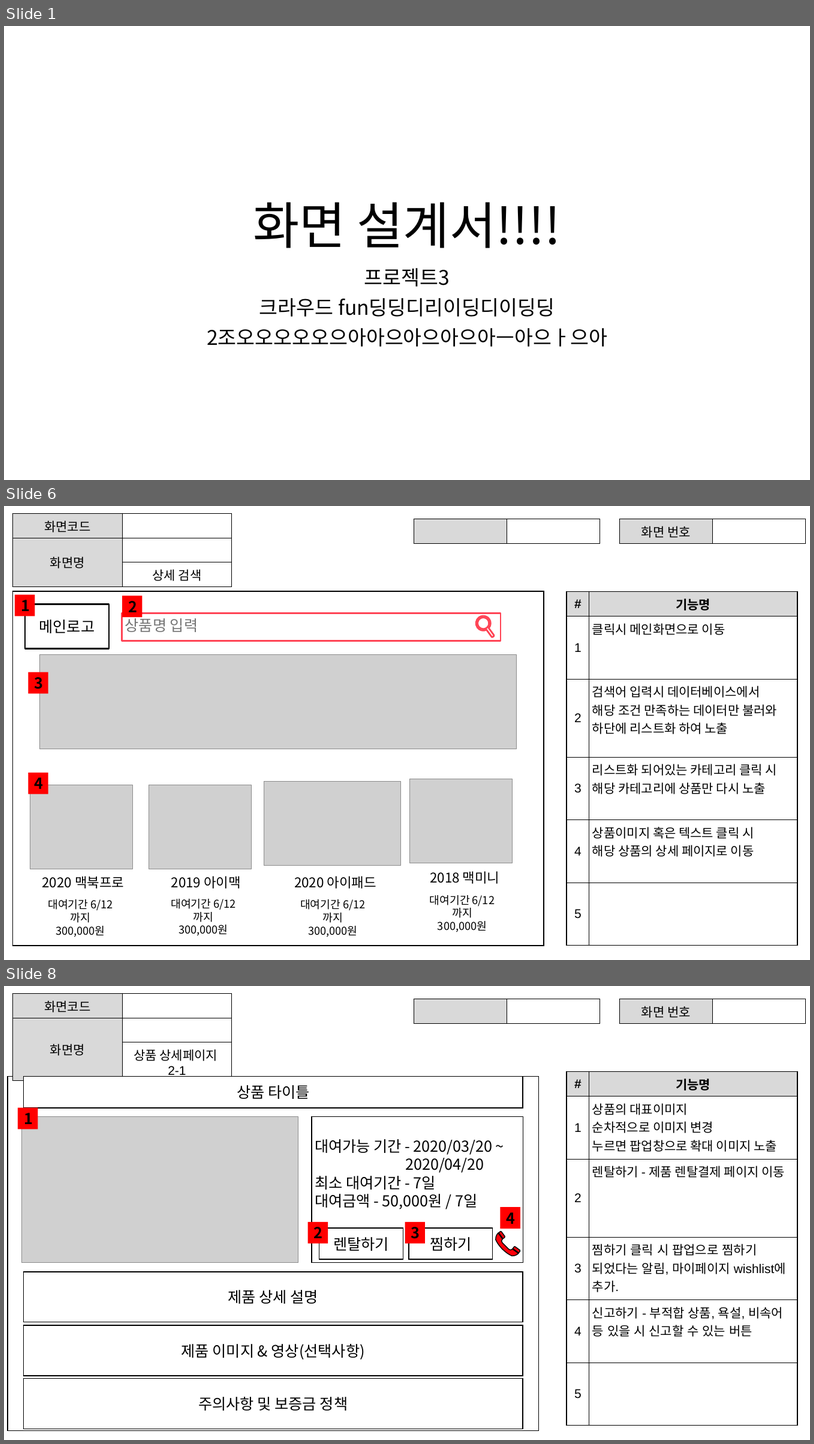
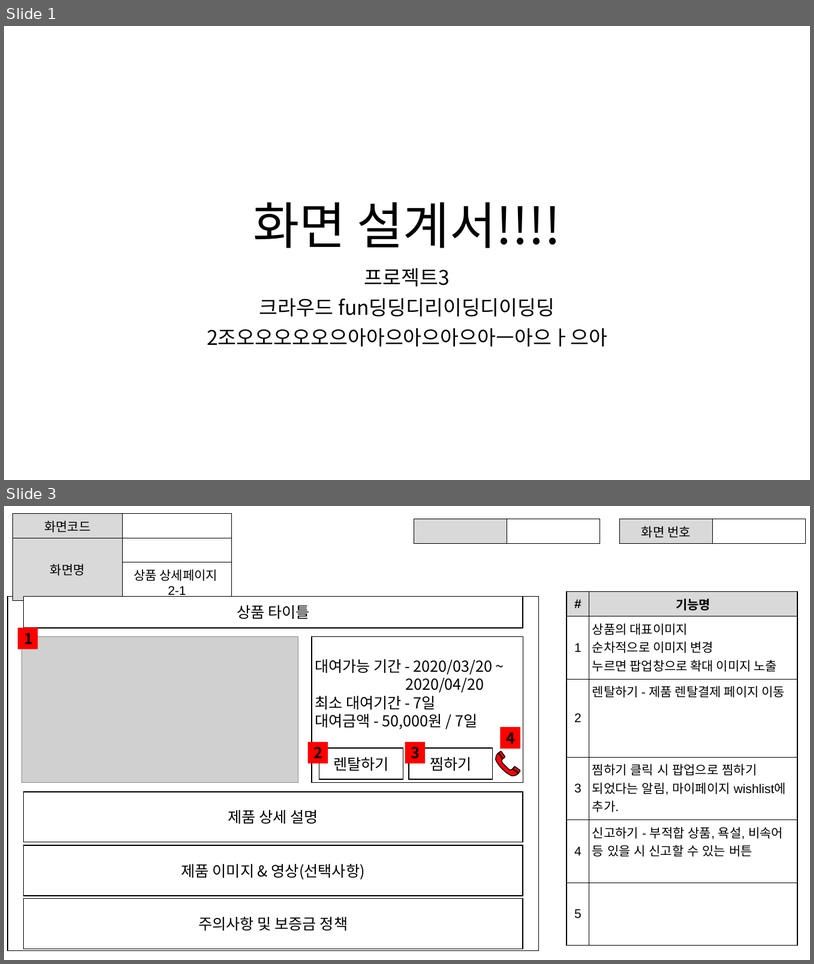
Before and after one commit to ezenteam2/RentalEquip, a slide deck: 0 발표용 파워포인트/0306 1차발표/0306 project04 - 파워포인트 - 용승.pptx. Shown one above the other, each under a label of ours: slides 1, 6 and 8 before the commit, slides 1 and 3 after it; the slides between them are not shown. The pictures are 814x1444 and 814x964 pixels, drawn with LibreOffice and Linux fonts; fonts in the diff are those of the drawing; grey boxes stand for pictures. Boxes give left, top, right and bottom in pixels: in the first picture for what was removed or moved away, otherwise in the second. Text is boxed around its words. In the diff, an @@ line names an element or a change of style, - is before the commit and + after.

```diff
--- a/0 발표용 파워포인트/0306 1차발표/0306 project04 - 파워포인트 - 용승.pptx
+++ b/0 발표용 파워포인트/0306 1차발표/0306 project04 - 파워포인트 - 용승.pptx
@@ slide 6 removed at [4,506,810,960], background #FFFFFF @@
@@ table removed at [12,514,231,583], 3 rows, 2 columns @@
-화면코드 | 
-화면명 | 
- | 상세 검색
@@ table removed at [414,519,600,540], 1 rows, 2 columns @@
- | 
@@ table removed at [620,519,806,540], 1 rows, 2 columns @@
-화면 번호 | 
@@ rectangle removed at [12,591,543,945] @@
@@ rectangle removed at [15,594,35,615] @@
@@ rectangle removed at [123,595,143,617] @@
@@ table removed at [567,591,798,945], 6 rows, 2 columns @@
-# | 기능명
-1 | 클릭시 메인화면으로 이동
-2 | 검색어 입력시 데이터베이스에서 / 해당 조건 만족하는 데이터만 불러와 / 하단에 리스트화 하여 노출
-3 | 리스트화 되어있는 카테고리 클릭 시 / 해당 카테고리에 상품만 다시 노출
-4 | 상품이미지 혹은 텍스트 클릭 시 / 해당 상품의 상세 페이지로 이동
-5 | 
@@ text removed at [21,600,30,611] @@
-1
@@ rectangle removed at [25,604,109,648] @@
@@ rectangle removed at [122,613,501,640] @@
-상품명 입력
@@ text removed at [128,601,137,612] @@
-2
@@ text removed at [39,619,95,633] @@
-메인로고
@@ freeform shape removed at [476,616,495,637] @@
@@ picture removed at [39,655,516,748] @@
@@ rectangle removed at [28,672,48,694] @@
@@ text removed at [34,677,43,689] @@
-3
@@ rectangle removed at [28,772,48,793] @@
@@ picture removed at [30,785,132,869] @@
@@ text removed at [34,777,43,789] @@
-4
@@ picture removed at [149,785,251,869] @@
@@ picture removed at [264,781,401,865] @@
@@ picture removed at [410,779,512,863] @@
@@ text removed at [42,876,124,888] @@
-2020 맥북프로
@@ text removed at [171,876,241,888] @@
-2019 아이맥
@@ text removed at [294,876,377,888] @@
-2020 아이패드
@@ text removed at [430,871,500,883] @@
-2018 맥미니
@@ text removed at [48,899,113,937] @@
-대여기간 6/12까지
-300,000원
@@ text removed at [171,898,236,936] @@
-대여기간 6/12까지
-300,000원
@@ text removed at [300,899,365,937] @@
-대여기간 6/12까지
-300,000원
@@ text removed at [430,895,495,932] @@
-대여기간 6/12까지
-300,000원
@@ what was slide 8 is now slide 3 @@
```
Also in this commit, not shown: 2 slides changed, 7 other slides removed.
